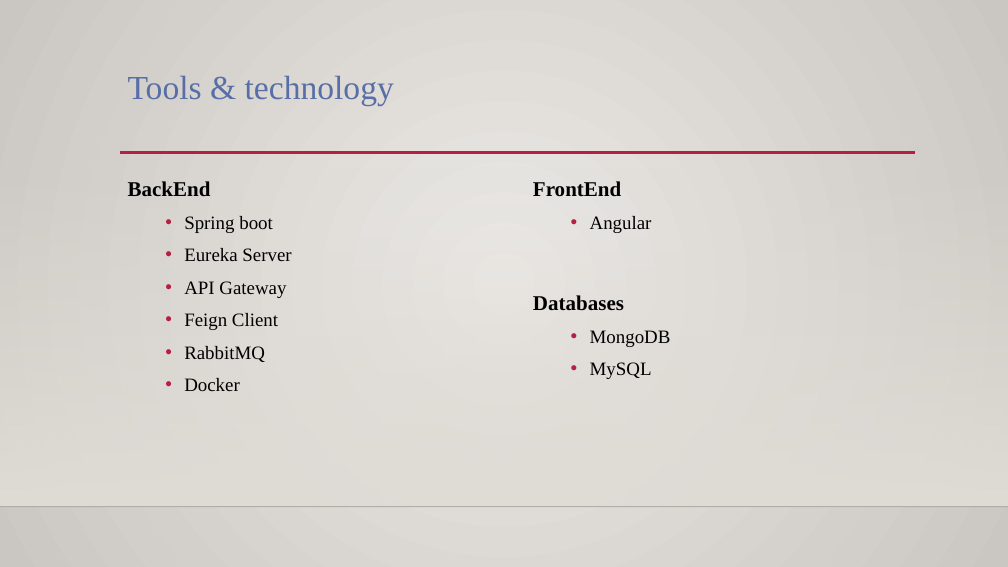
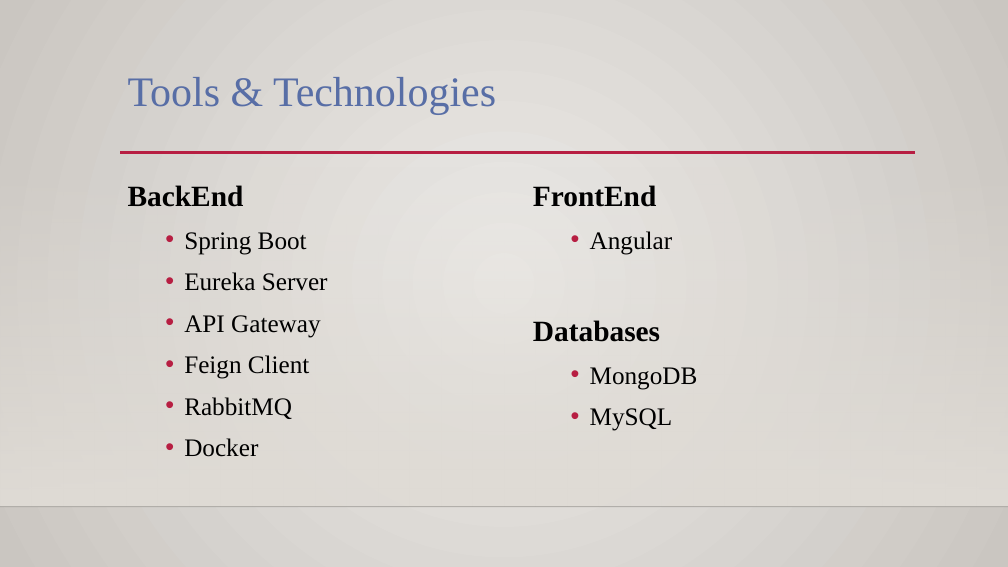
Before and after one commit to Raghu2480/muzix_application, a slide deck: slide 4 of Muzix App Presentation.pptx (slide 6 before the commit). Drawn at 1008x567 pixels with LibreOffice and Linux fonts; fonts in the diff are those of the drawing; background and template pictures are left out. Boxes give left, top, right and bottom in pixels: in the first picture for what was removed or moved away, otherwise in the second. Text is boxed around its words. In the diff, an @@ line names an element or a change of style, - is before the commit and + after.

Commit message:
ppt updated

```diff
--- a/Muzix App Presentation.pptx
+++ b/Muzix App Presentation.pptx
@@ title at [128, 77, 496, 114]: text changed; size 32 to 40 pt @@
-Tools & technology
+Tools & Technologies
@@ text "FrontEnd" at [533, 185, 698, 431]: size 20 to 28 pt in "FrontEnd", "Databases"; size 18 to 24 pt in "Angular", "MongoDB", "MySQL" @@
@@ text at [128, 185, 328, 457]: size 20 to 28 pt in "BackEnd"; size 18 to 24 pt in "Eureka Server", "API Gateway", "Feign Client", "RabbitMQ" and 1 more places @@
@@ text at [184, 232, 307, 255]: text changed; size 18 to 24 pt @@
-  • Spring boot
+  • Spring Boot
```
Also in this commit, not shown: 3 other slides changed, 9 slides added, 1 other file.
